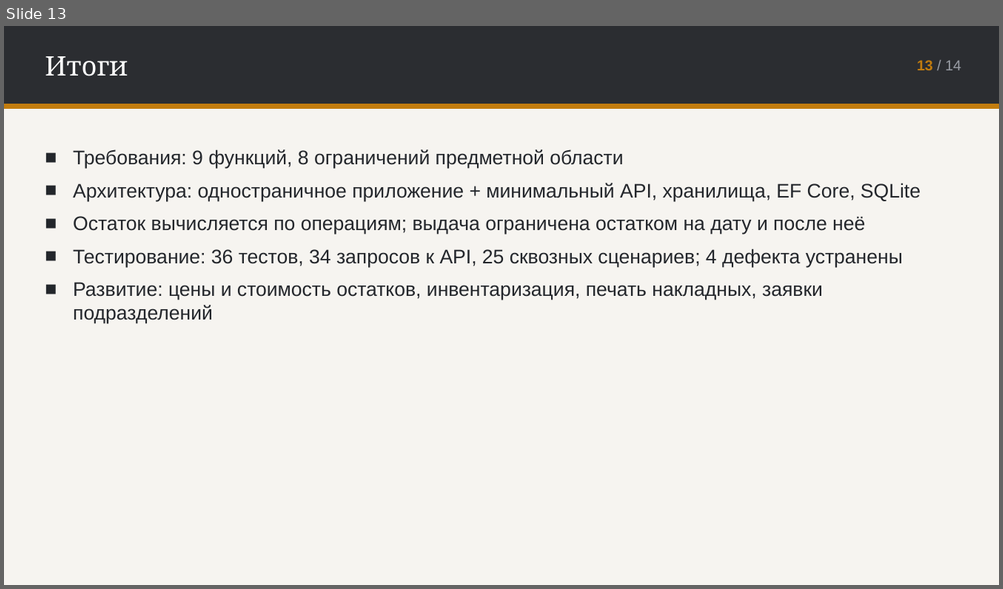
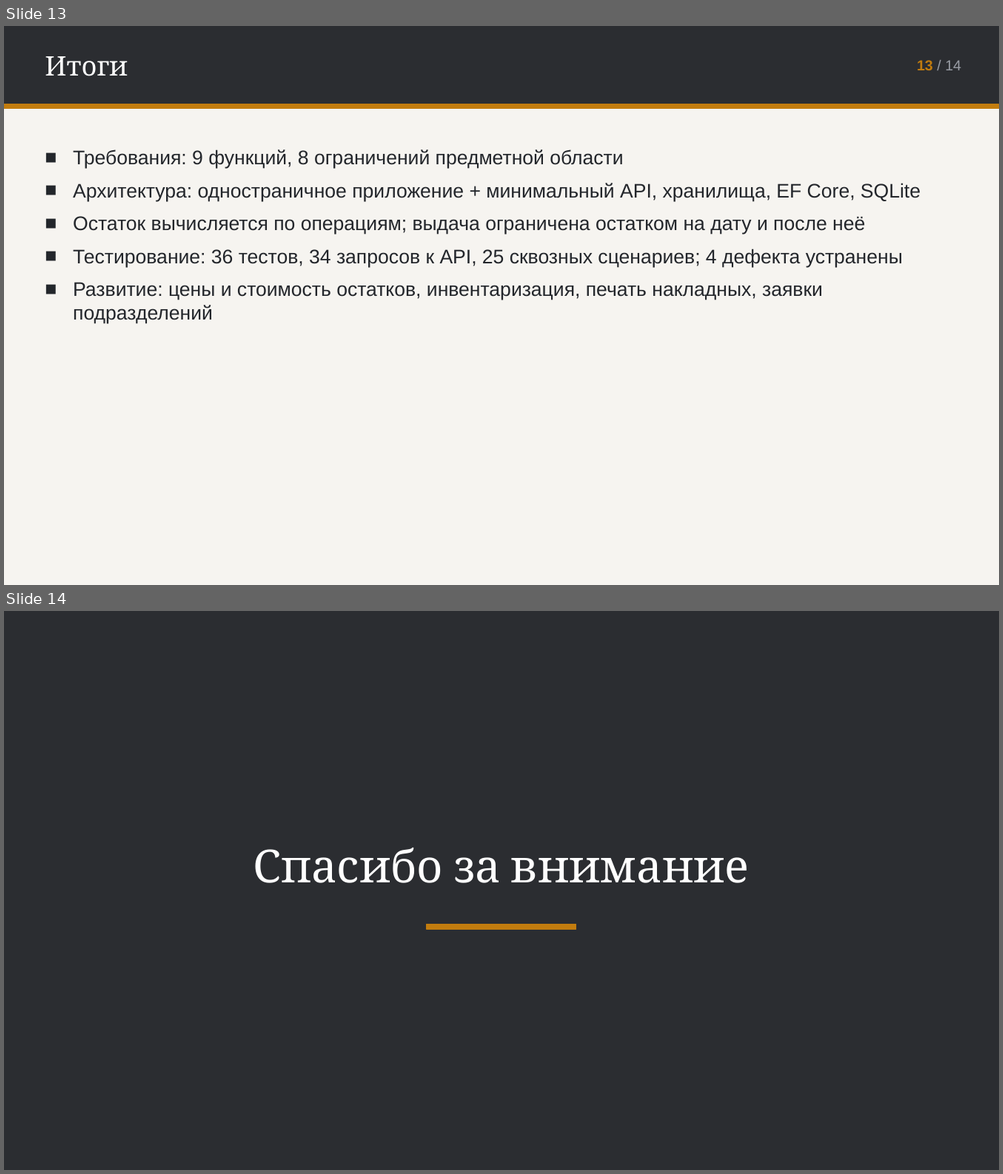
Before and after one commit to Black287234/KP-Vla, a slide deck: docs/Презентация.pptx. Shown one above the other, each under a label of ours: slide 13 before the commit, slides 13 and 14 after it. The pictures are 1003x589 and 1003x1174 pixels, drawn with LibreOffice and Linux fonts; fonts in the diff are those of the drawing. Boxes give left, top, right and bottom in pixels: in the first picture for what was removed or moved away, otherwise in the second. Text is boxed around its words. In the diff, an @@ line names an element or a change of style, - is before the commit and + after.

```diff
--- a/docs/Презентация.pptx
+++ b/docs/Презентация.pptx
@@ slide 14 added at [4,611,999,1170], background #2B2D31 @@
@@ text added at [253,848,749,883], 44 pt, text #FFFFFF @@
+Спасибо за внимание
@@ rectangle added at [427,924,576,930], fill #C27C0E, outline #C27C0E 1 pt @@
```
Also in this commit, not shown: 3 slides changed, 1 slide removed, 9 other files.
